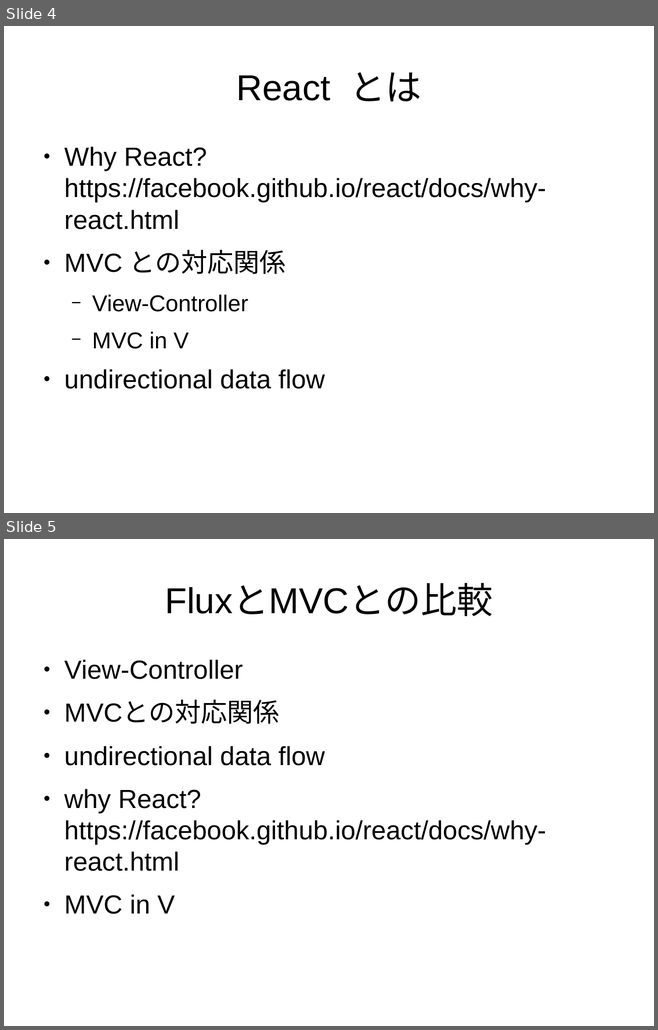
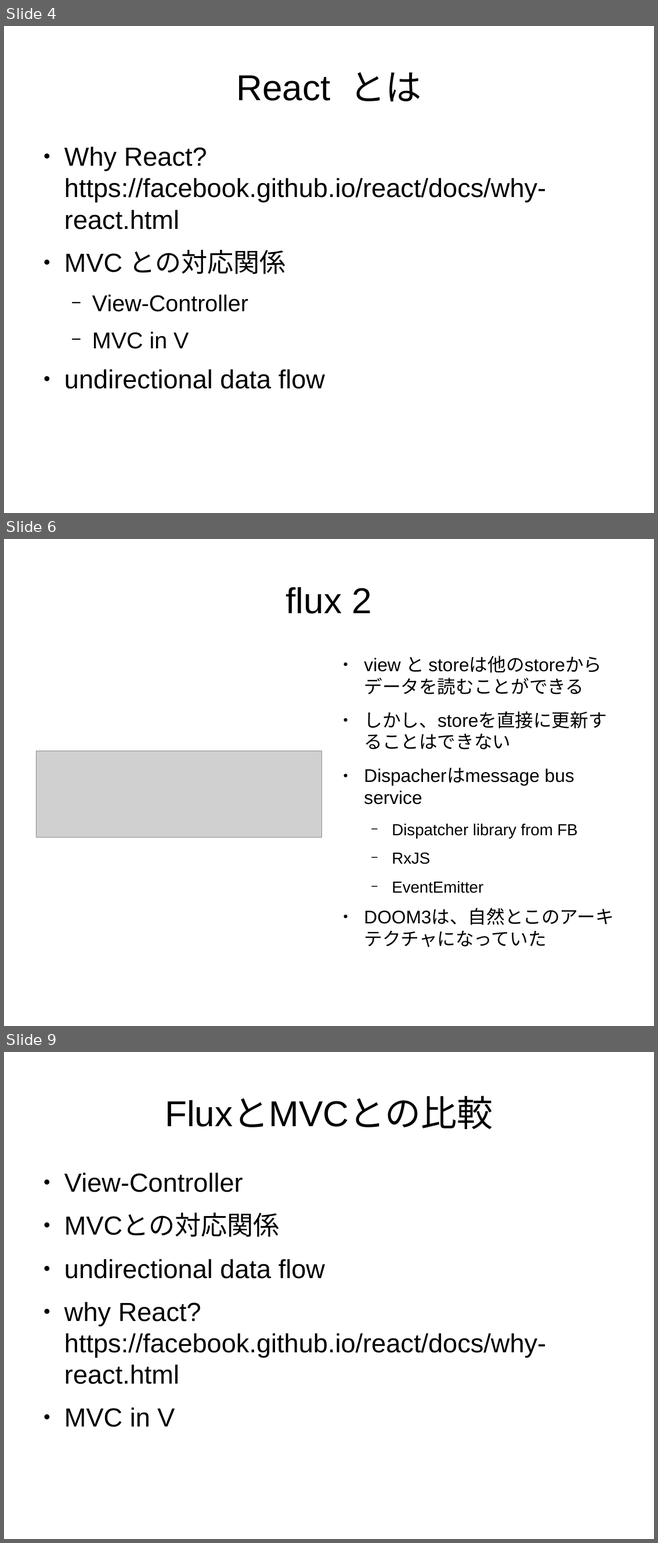
Before and after one commit to sallop/til, a slide deck: react入門.odp. Shown one above the other, each under a label of ours: slides 4 and 5 before the commit, slides 4, 6 and 9 after it; the slides between them are not shown. The pictures are 658x1030 and 658x1543 pixels, drawn with LibreOffice and Linux fonts; fonts in the diff are those of the drawing; grey boxes stand for pictures. Boxes give left, top, right and bottom in pixels: in the first picture for what was removed or moved away, otherwise in the second. Text is boxed around its words. In the diff, an @@ line names an element or a change of style, - is before the commit and + after.

```diff
--- a/react入門.odp
+++ b/react入門.odp
@@ slide 6 added at (x1=4, y1=539, x2=654, y2=1026), background #FFFFFF @@
@@ title added at (x1=286, y1=587, x2=372, y2=614), 44 pt, text #000000 @@
+flux 2
@@ text added at (x1=364, y1=657, x2=613, y2=947), 22.4 pt, text #000000 @@
+● view と storeは他のstoreからデータを読むことができる
+● しかし、storeを直接に更新することはできない
+● Dispacherはmessage bus service
+  − Dispatcher library from FB
+  − RxJS
+  − EventEmitter
+● DOOM3は、自然とこのアーキテクチャになっていた
@@ picture added at (x1=36, y1=751, x2=322, y2=837) @@
@@ what was slide 5 is now slide 9 @@
```
Also in this commit, not shown: 1 slide changed, 3 other slides added.
